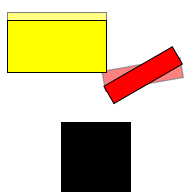
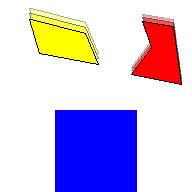
Revision of a layered (192, 192) image; what changed, layer by layer:
removed layer "Layer #5" over [7, 20, 107, 73]
"Layer #2": opacity 50% → 100%, painted on it over [7, 12, 182, 85]
"Layer #3": opacity 100% → 50%, painted on it over [103, 17, 185, 105]
"Layer #4": opacity 50% → 35%, painted on it over [101, 14, 185, 92]
added layer "Layer copy" above "Layer" over [29, 19, 99, 65]
"Layer": opacity 100% → 50%, moved it above "Layer copy #1", painted on it over [7, 8, 185, 192]
added layer "Layer copy #1" (35%) above "Layer #1" over [29, 8, 99, 54]
painted on "Layer #1" over [55, 110, 137, 192]
added layer "Layer #6" over [7, 8, 185, 192]
